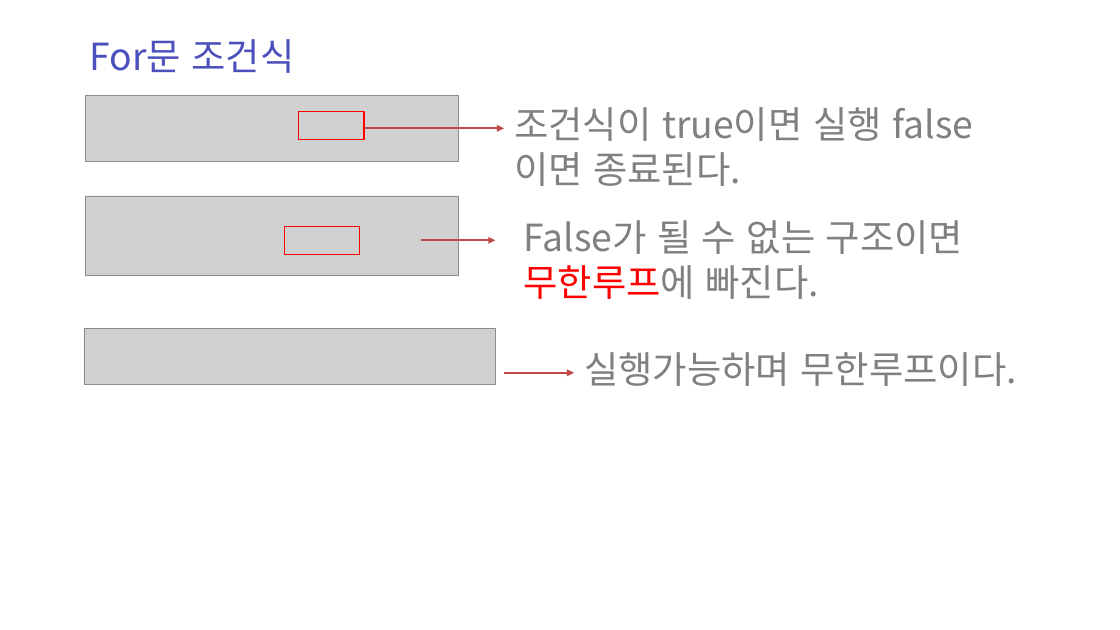
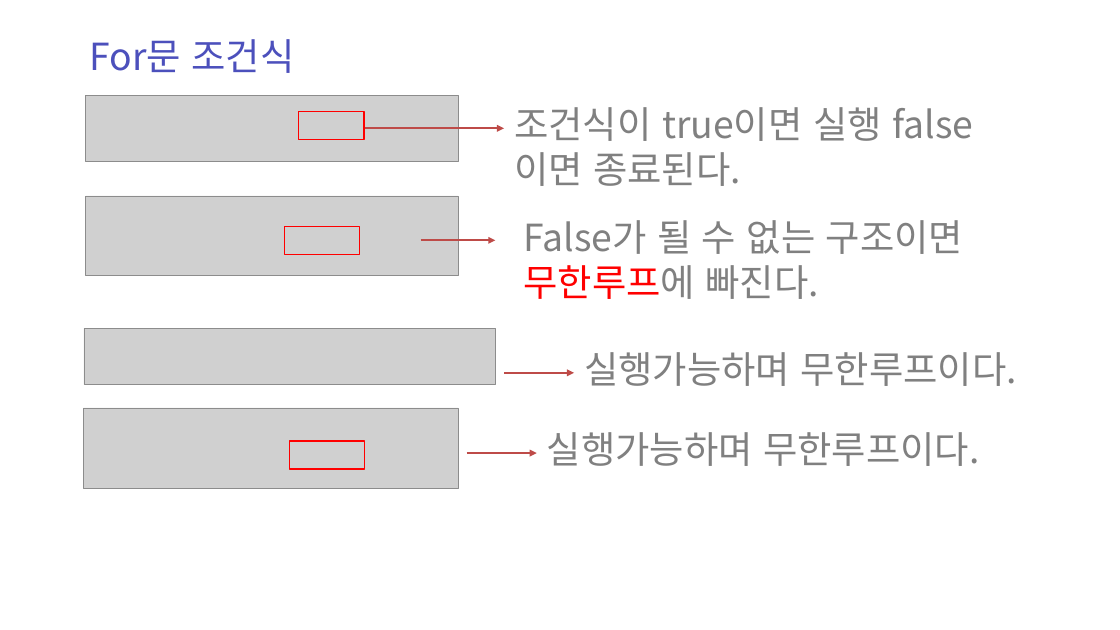
Before and after one commit to zest132/JavaLecture, a slide deck: slide 7 of JavaLecture/LectureFile/java 4강.pptx. Drawn at 1120x630 pixels with LibreOffice and Linux fonts; fonts in the diff are those of the drawing; grey boxes stand for pictures. Boxes give left, top, right and bottom in pixels: in the first picture for what was removed or moved away, otherwise in the second. Text is boxed around its words. In the diff, an @@ line names an element or a change of style, - is before the commit and + after.

```diff
--- a/JavaLecture/LectureFile/java 4강.pptx
+++ b/JavaLecture/LectureFile/java 4강.pptx
@@ picture added at bbox=[83, 408, 458, 489] @@
@@ rectangle added at bbox=[290, 441, 364, 469], outline #FF0000 2 pt @@
@@ text added at bbox=[547, 432, 980, 466], 48 pt, text #808080 @@
+실행가능하며 무한루프이다.
@@ arrow added from (466, 453) to (536, 453), #BF4C48 3 pt @@
```
Also in this commit, not shown: 1 other slide changed, 2 slides added, 2 other files.
